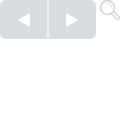
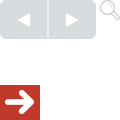
Layers edited between the first and the second (120, 120) image:
added layer "Laag 4" above "Laag 1" over [0, 85, 40, 120]
